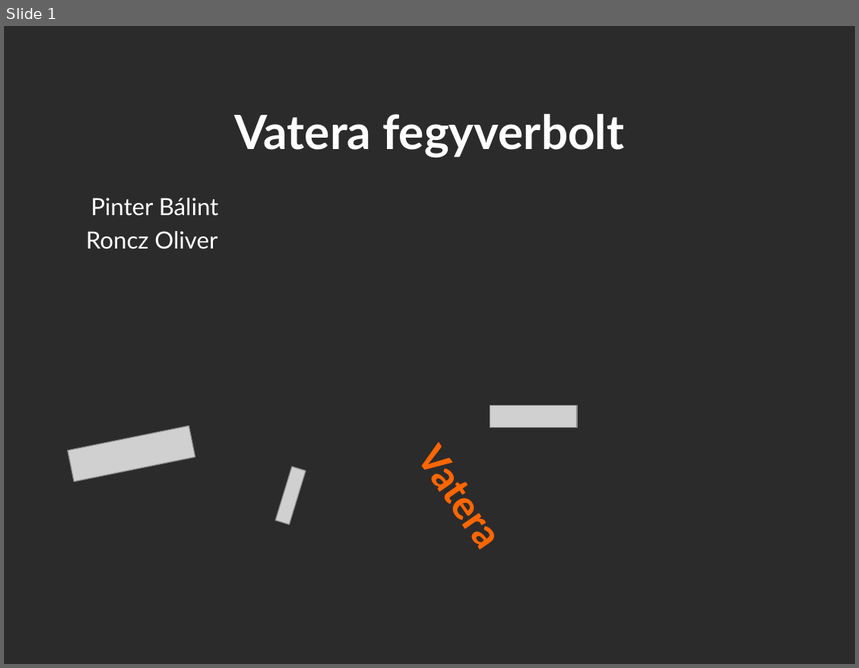
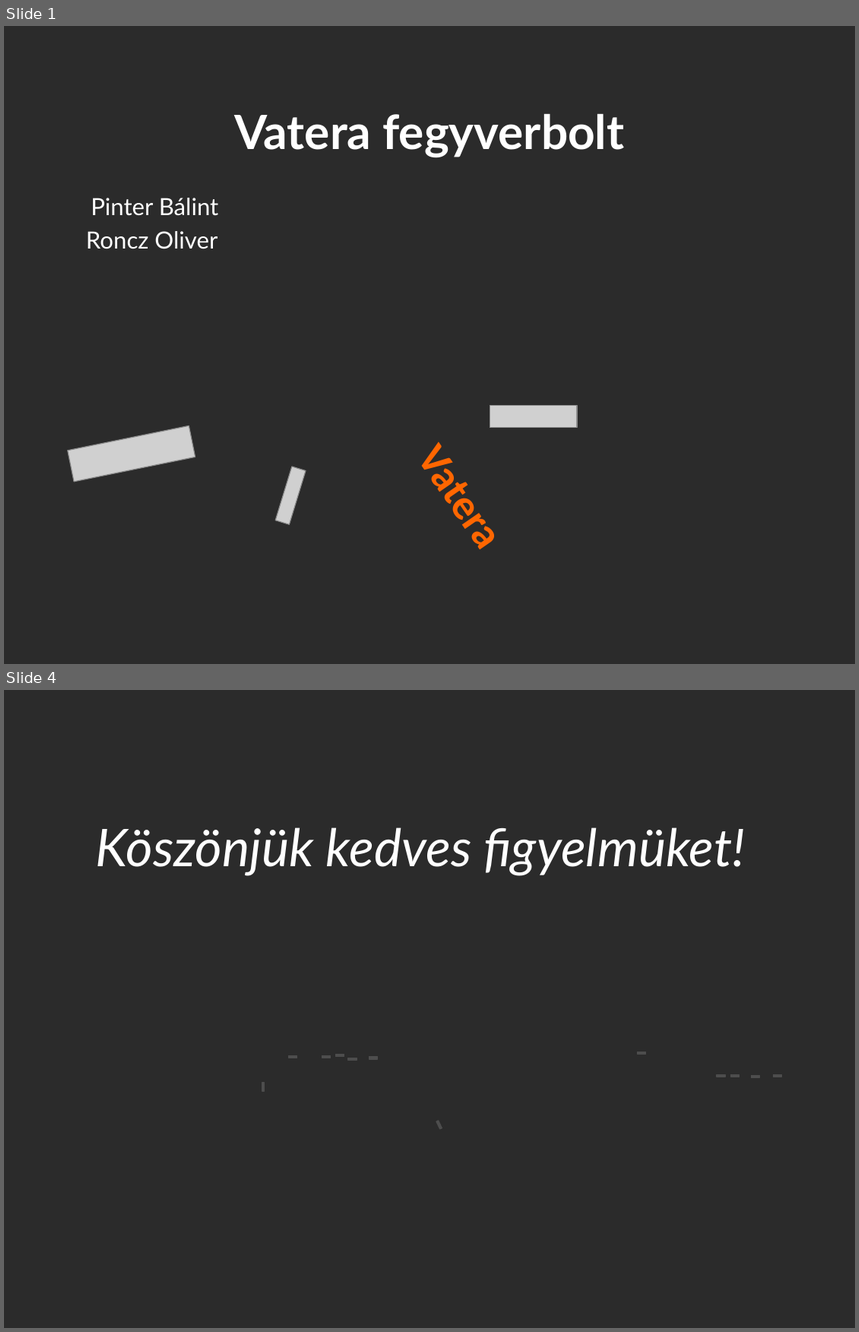
Before and after one commit to Oliverpartequattro/vaterafegyverbolt, a slide deck: 2022-2023/Vatera fegyverbolt.pptx. Shown one above the other, each under a label of ours: slide 1 before the commit, slides 1 and 4 after it; the slides between them are not shown. The pictures are 859x668 and 859x1332 pixels, drawn with LibreOffice and Linux fonts; fonts in the diff are those of the drawing; grey boxes stand for pictures; background and template pictures are left out; a plain dark background stands for a picture behind light text. Boxes give left, top, right and bottom in pixels: in the first picture for what was removed or moved away, otherwise in the second. Text is boxed around its words. In the diff, an @@ line names an element or a change of style, - is before the commit and + after.

```diff
--- a/2022-2023/Vatera fegyverbolt.pptx
+++ b/2022-2023/Vatera fegyverbolt.pptx
@@ slide 4 added at [4, 690, 855, 1328], background picture (left out) @@
@@ title added at [96, 828, 745, 876], 44 pt, text #FFFFFF, italic @@
+Köszönjük kedves figyelmüket!
@@ rectangle added at [336, 1054, 344, 1057], fill #4D4D4D, outline #4D4D4D 0.75 pt @@
@@ rectangle added at [637, 1052, 645, 1054], fill #4D4D4D, outline #4D4D4D 0.75 pt @@
@@ rectangle added at [289, 1056, 297, 1059], fill #4D4D4D, outline #4D4D4D 0.75 pt @@
@@ rectangle added at [322, 1056, 331, 1059], fill #4D4D4D, outline #4D4D4D 0.75 pt @@
@@ rectangle added at [349, 1059, 357, 1061], fill #4D4D4D, outline #4D4D4D 0.75 pt @@
@@ rectangle added at [369, 1057, 378, 1059], fill #4D4D4D, outline #4D4D4D 0.75 pt @@
@@ rectangle added at [718, 1075, 726, 1078], fill #4D4D4D, outline #4D4D4D 0.75 pt @@
@@ rectangle added at [731, 1075, 740, 1078], fill #4D4D4D, outline #4D4D4D 0.75 pt @@
@@ rectangle added at [751, 1075, 760, 1078], fill #4D4D4D, outline #4D4D4D 0.75 pt @@
@@ rectangle added at [773, 1075, 782, 1078], fill #4D4D4D, outline #4D4D4D 0.75 pt @@
@@ rectangle added at [262, 1083, 265, 1091], fill #4D4D4D, outline #4D4D4D 0.75 pt @@
@@ rectangle added at [436, 1121, 442, 1130], fill #4D4D4D, outline #4D4D4D 0.75 pt @@
```
Also in this commit, not shown: 2 slides changed, 3 other files.
